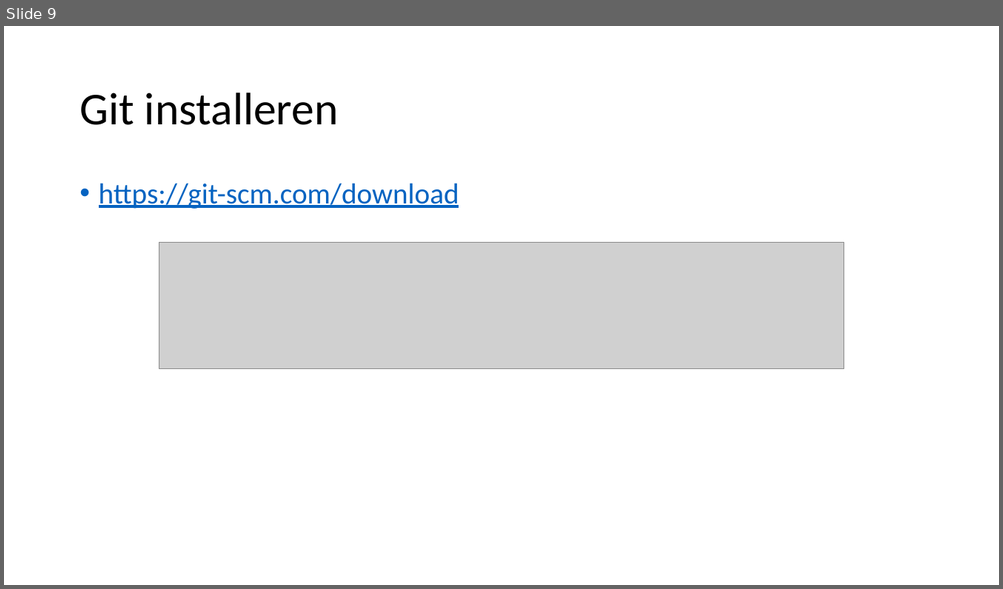
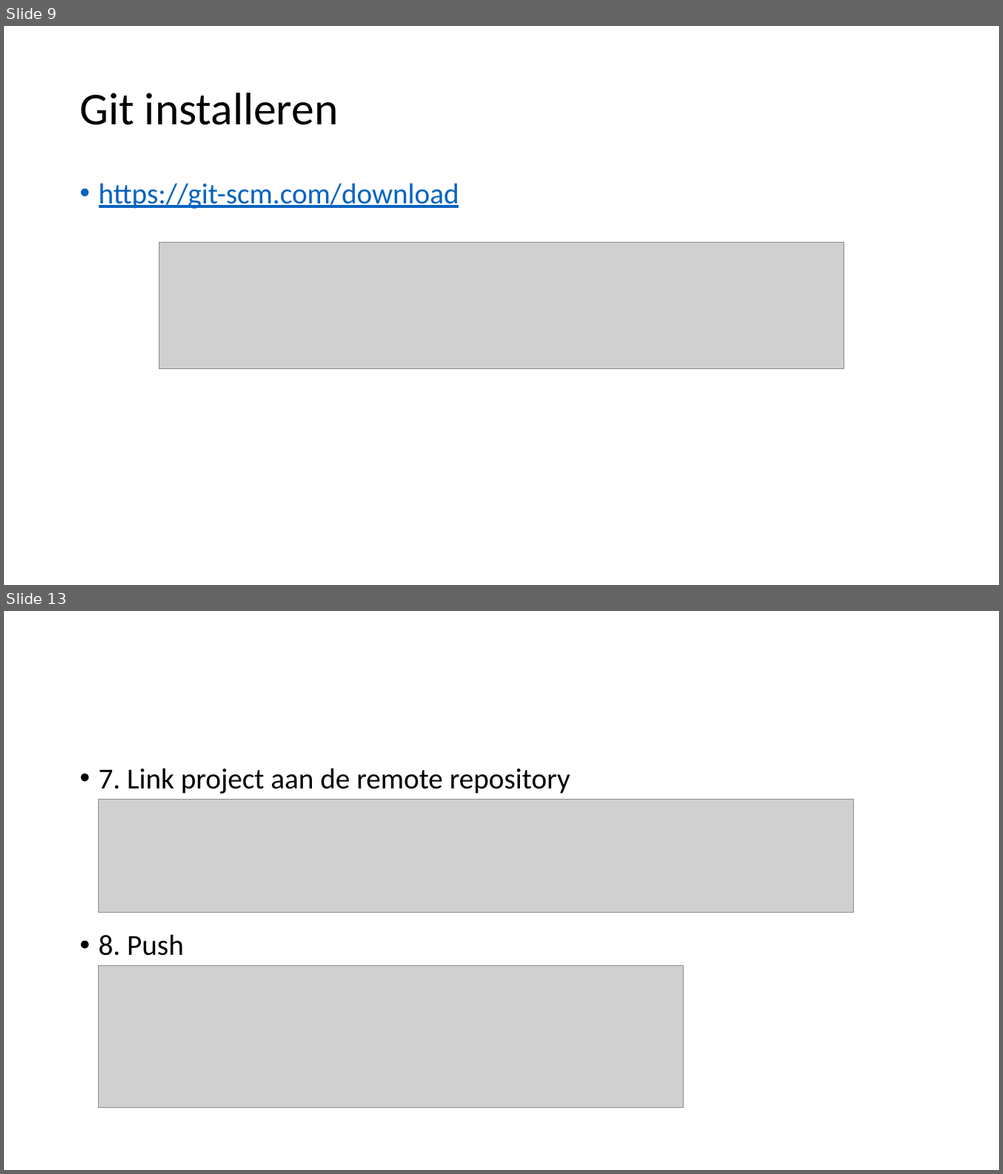
Before and after one commit to tomovermeers/MyFirstGitProject, a slide deck: GIT.pptx. Shown one above the other, each under a label of ours: slide 9 before the commit, slides 9 and 13 after it; the slides between them are not shown. The pictures are 1003x589 and 1003x1174 pixels, drawn with LibreOffice and Linux fonts; fonts in the diff are those of the drawing; grey boxes stand for pictures. Boxes give left, top, right and bottom in pixels: in the first picture for what was removed or moved away, otherwise in the second. Text is boxed around its words. In the diff, an @@ line names an element or a change of style, - is before the commit and + after.

```diff
--- a/GIT.pptx
+++ b/GIT.pptx
@@ slide 13 added at (x1=4, y1=611, x2=999, y2=1170), background #FFFFFF @@
@@ text added at (x1=99, y1=768, x2=570, y2=956), 28 pt, text #000000 @@
+• 7. Link project aan de remote repository
+• 8. Push
@@ picture added at (x1=99, y1=800, x2=854, y2=912) @@
@@ picture added at (x1=99, y1=966, x2=684, y2=1109) @@
```
Also in this commit, not shown: 2 slides changed, 2 other slides added, 1 slide removed.
